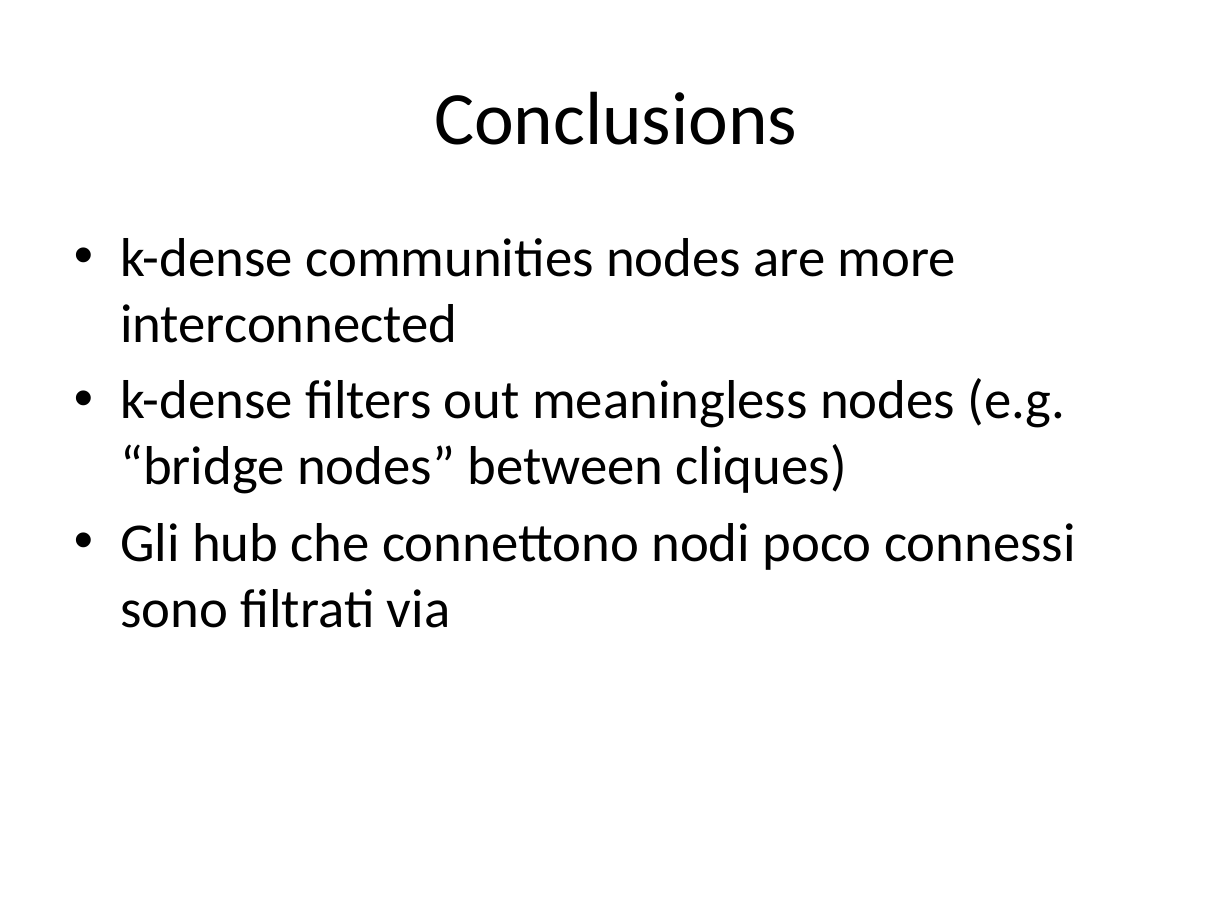
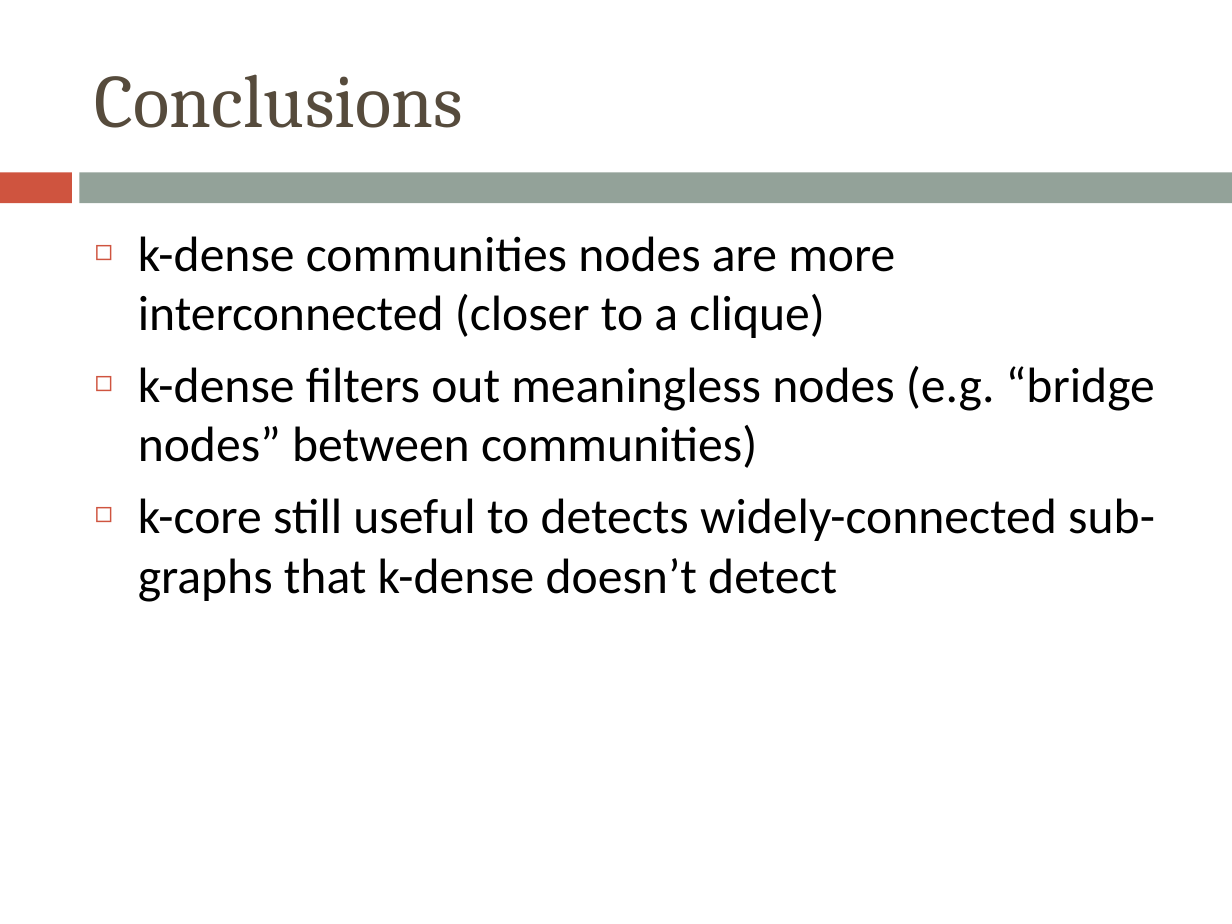
Before and after one commit to morellid/k-dense, a slide deck: slide 14 of presentation/kcore-kdense.pptx. Drawn at 1232x924 pixels with LibreOffice and Linux fonts; fonts in the diff are those of the drawing. Boxes give left, top, right and bottom in pixels: in the first picture for what was removed or moved away, otherwise in the second. Text is boxed around its words. In the diff, an @@ line names an element or a change of style, - is before the commit and + after.

```diff
--- a/presentation/kcore-kdense.pptx
+++ b/presentation/kcore-kdense.pptx
@@ title "Conclusions": place and size @@
-title "Conclusions" at [434,91,797,145]
+title "Conclusions" at [95,74,463,128]
@@ title "Conclusions" at [95,74,463,128]: font Calibri to Cambria, text colour #000000 to #564B3C; alignment centre to left @@
@@ rectangle added at [0,172,71,203], fill #CF543F @@
@@ rectangle added at [80,172,1232,203], fill #93A299 @@
@@ text at [138,236,1155,602]: text changed; size 32 to 29 pt @@
-• k-dense communities nodes are more interconnected
-• k-dense filters out meaningless nodes (e.g. “bridge nodes” between cliques)
-• Gli hub che connettono nodi poco connessi sono filtrati via
+◻ k-dense communities nodes are more interconnected (closer to a clique)
+◻ k-dense filters out meaningless nodes (e.g. “bridge nodes” between communities)
+◻ k-core still useful to detects widely-connected sub-graphs that k-dense doesn’t detect
```
Also in this commit, not shown: 12 other slides changed, 1 slide added, 1 slide removed.
